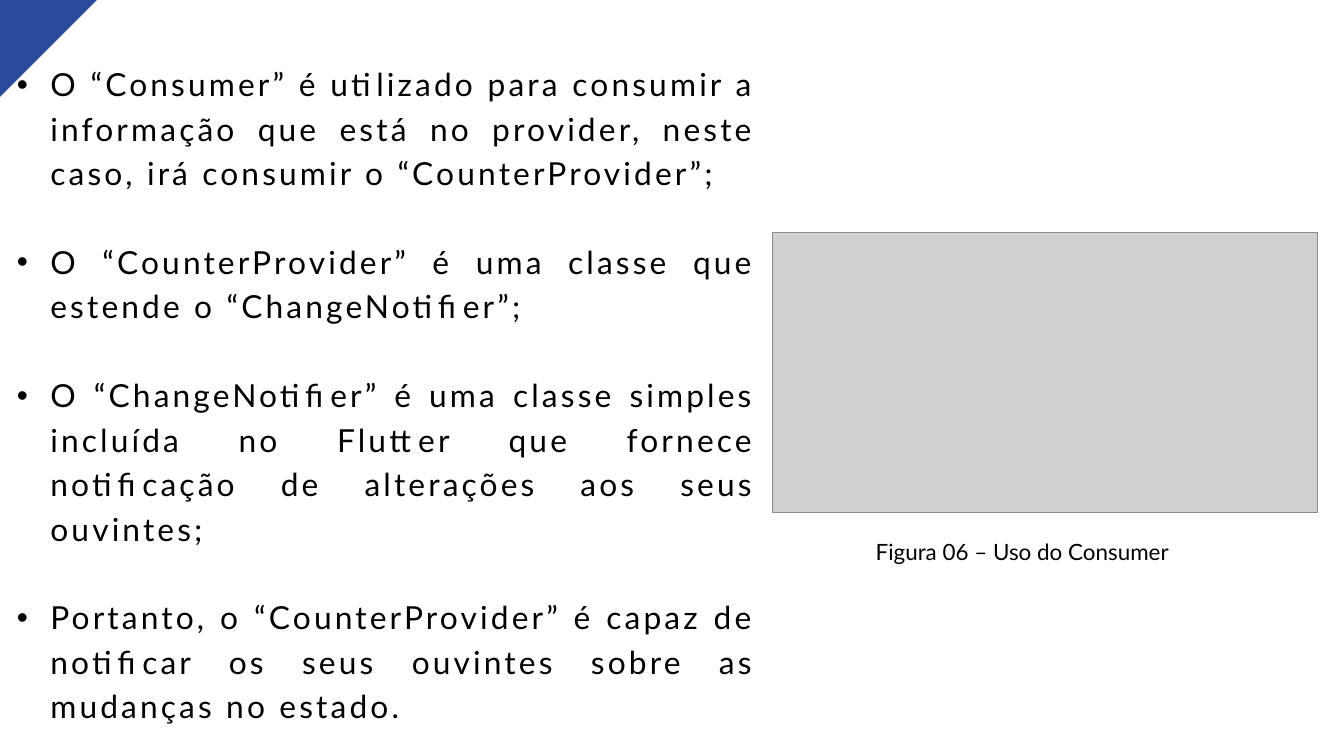
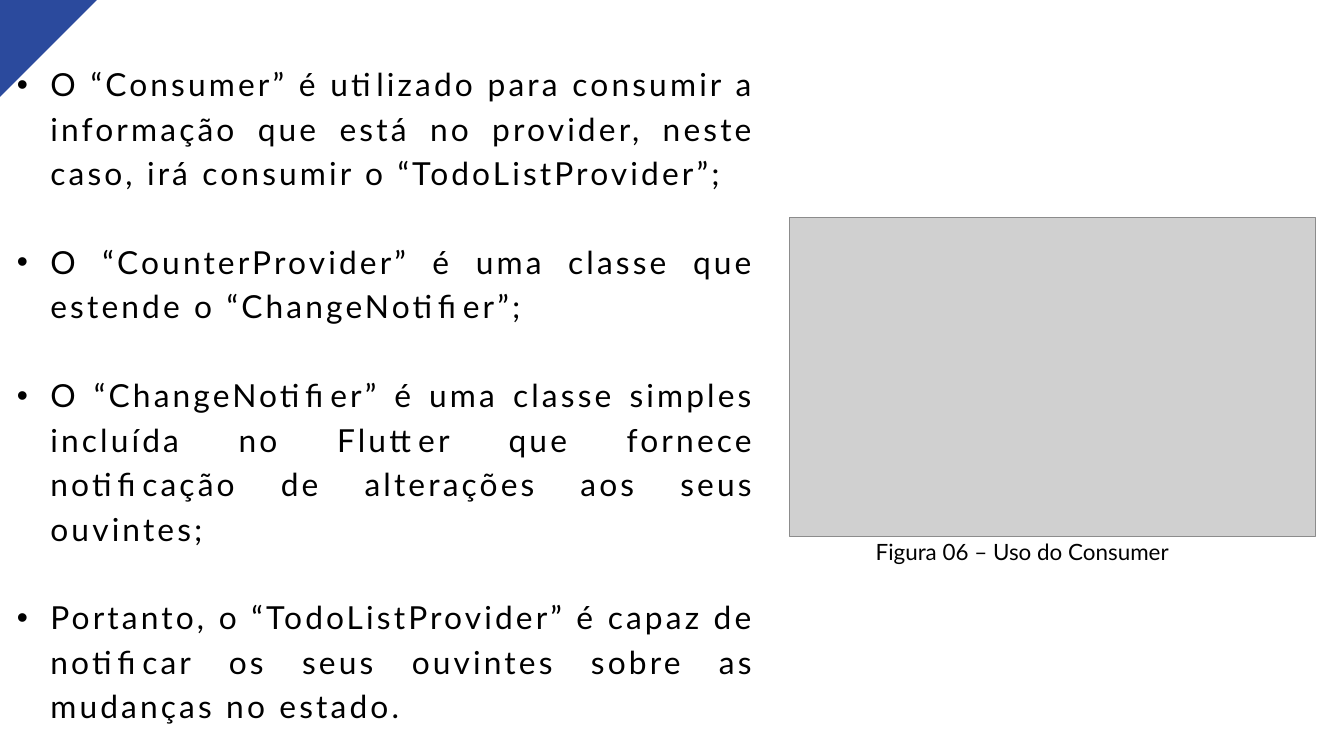
Before and after one commit to TalyssonDEV/Semac-11, a slide deck: slide 13 of Aula11-Manipulação de Estados/Aula11-Manipulação de Estados.pptx. Drawn at 1344x756 pixels with LibreOffice and Linux fonts; fonts in the diff are those of the drawing; grey boxes stand for pictures. Boxes give left, top, right and bottom in pixels: in the first picture for what was removed or moved away, otherwise in the second. Text is boxed around its words. In the diff, an @@ line names an element or a change of style, - is before the commit and + after.

```diff
--- a/Aula11-Manipulação de Estados/Aula11-Manipulação de Estados.pptx
+++ b/Aula11-Manipulação de Estados/Aula11-Manipulação de Estados.pptx
@@ text at (50, 72, 752, 189): text changed @@
-• O “Consumer” é utilizado para consumir a informação que está no provider, neste caso, irá consumir o “CounterProvider”;
+• O “Consumer” é utilizado para consumir a informação que está no provider, neste caso, irá consumir o “TodoListProvider”;
@@ picture: place and size @@
-picture at (773, 233, 1318, 513)
+picture at (790, 218, 1315, 536)
@@ text at (50, 605, 752, 724): text changed @@
-• Portanto, o “CounterProvider” é capaz de notificar os seus ouvintes sobre as mudanças no estado.
+• Portanto, o “TodoListProvider” é capaz de notificar os seus ouvintes sobre as mudanças no estado.
```
Also in this commit, not shown: 8 other slides changed, 6 other files.
